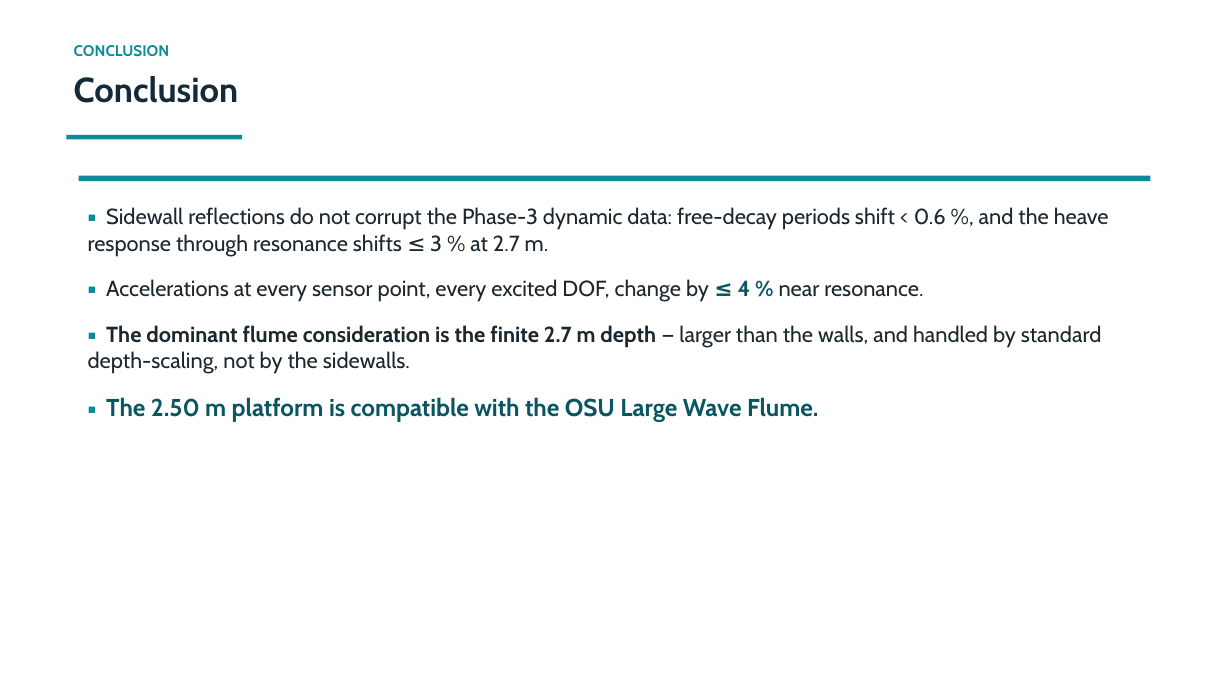
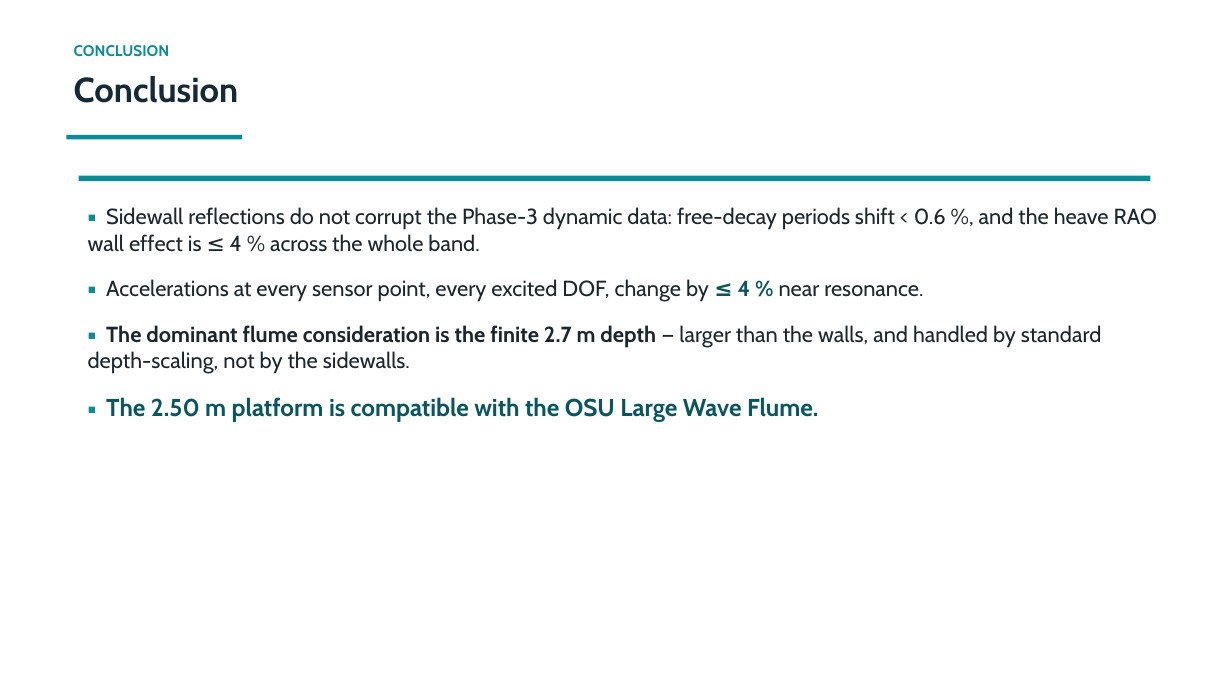
Before and after one commit to xabi80/HSP, a slide deck: slide 12 of studies/platform-12buoy/flume-wall-effect/Flume_wall_effect_technical.pptx. Drawn at 1232x693 pixels with LibreOffice and Linux fonts; fonts in the diff are those of the drawing. Boxes give left, top, right and bottom in pixels: in the first picture for what was removed or moved away, otherwise in the second. Text is boxed around its words. In the diff, an @@ line names an element or a change of style, - is before the commit and + after.

```diff
--- a/studies/platform-12buoy/flume-wall-effect/Flume_wall_effect_technical.pptx
+++ b/studies/platform-12buoy/flume-wall-effect/Flume_wall_effect_technical.pptx
@@ text at <box>88,207,1157,252</box>: text changed @@
-▪ Sidewall reflections do not corrupt the Phase-3 dynamic data: free-decay periods shift < 0.6 %, and the heave response through resonance shifts ≤ 3 % at 2.7 m.
+▪ Sidewall reflections do not corrupt the Phase-3 dynamic data: free-decay periods shift < 0.6 %, and the heave RAO wall effect is ≤ 4 % across the whole band.
```
Also in this commit, not shown: 7 other slides changed, 1 slide added, 1 slide removed, 13 other files.
